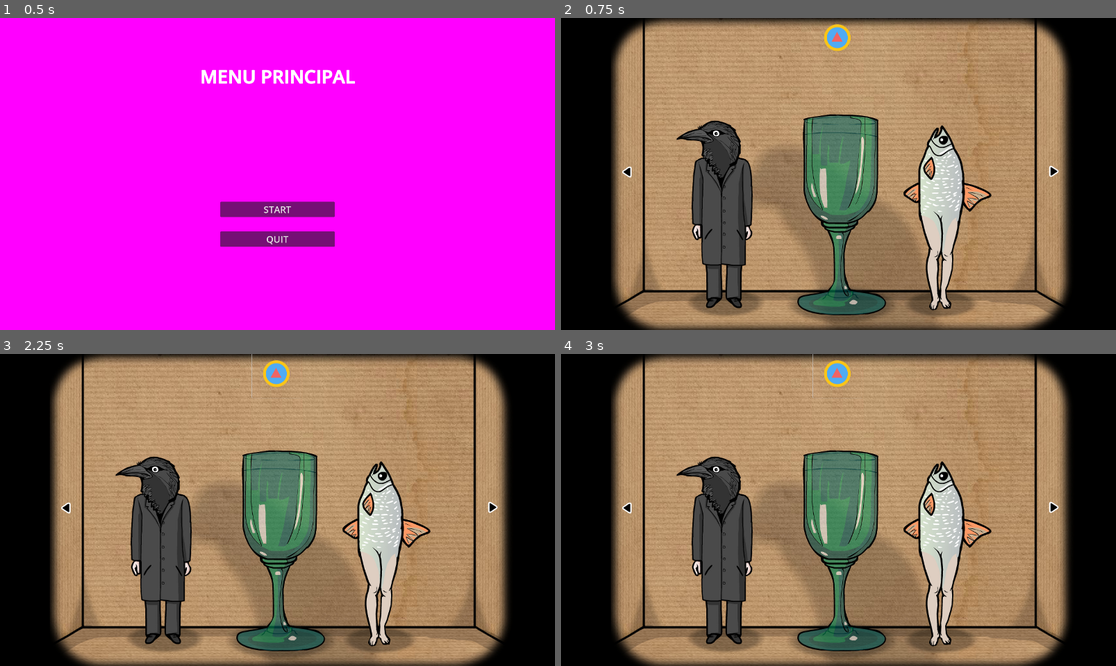
Above: before the commit, frames 1-4 (two rows, left to right).
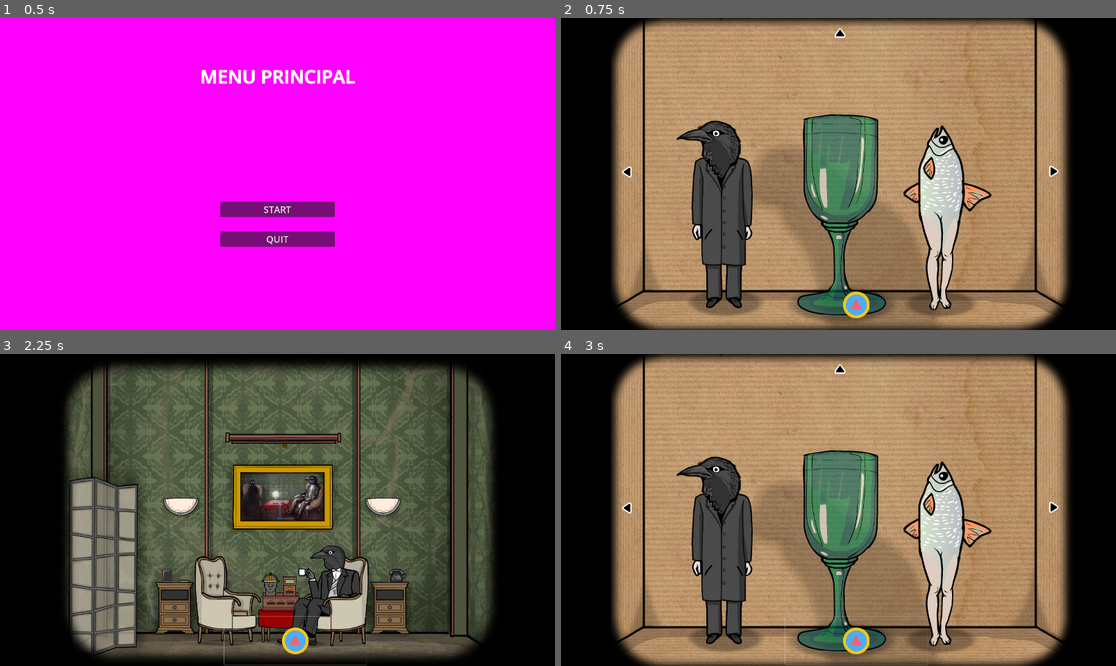
Above: after the commit, the same moments.

Repository: BaptisteLeDev/Luna-s_Escape
Game: Godot game, scene res://scenes/main.tscn
Two runs of this game, one before a commit and one after it. Both use one fixed random seed, a clock stepped at 60 frames per second and the inputs below.
Inputs (mouse positions are in pixels of both pictures, inside the frame that each line leads up to):
- Up to frame 1 (0.5 s): no input
- Up to frame 2 (0.75 s): click "START" at 0.5 s
- Up to frame 3 (2.25 s): click (277, 372) at 1.27 s; click (294, 641) at 2.02 s
- Up to frame 4 (3 s): click (855, 641) at 2.77 s

Frame 1 is identical in both runs. In frame 2, 0.7% of the frame differs, in the area x 47-56%, y 2-97%; in frame 3, 79%, in the area x 9-92%, y 0-100%; in frame 4, 0.8%.

Commit message:
Luna's Escape V0.2

Diff:
--- a/scenes/Transition.tscn
+++ b/scenes/Transition.tscn
@@ -1,14 +1,170 @@
-[gd_scene load_steps=2 format=3 uid="uid://dey8chsetwyjf"]
+[gd_scene load_steps=6 format=3 uid="uid://dey8chsetwyjf"]
 
 [ext_resource type="Script" path="res://scenes/transition.gd" id="1_2xcuw"]
+
+[sub_resource type="Animation" id="Animation_a1s25"]
+resource_name = "fade_to_black"
+tracks/0/type = "bezier"
+tracks/0/imported = false
+tracks/0/enabled = true
+tracks/0/path = NodePath("ColorRect:modulate:r")
+tracks/0/interp = 1
+tracks/0/loop_wrap = true
+tracks/0/keys = {
+"handle_modes": PackedInt32Array(0, 0, 0),
+"points": PackedFloat32Array(1, -0.25, 0, 0.25, 0, 0, -0.25, 0, 0.25, 0, 0, -0.25, 0, 0.25, 0),
+"times": PackedFloat32Array(0, 1, 2)
+}
+tracks/1/type = "bezier"
+tracks/1/imported = false
+tracks/1/enabled = true
+tracks/1/path = NodePath("ColorRect:modulate:g")
+tracks/1/interp = 1
+tracks/1/loop_wrap = true
+tracks/1/keys = {
+"handle_modes": PackedInt32Array(0, 0, 0),
+"points": PackedFloat32Array(1, -0.25, 0, 0.25, 0, 0, -0.25, 0, 0.25, 0, 0, -0.25, 0, 0.25, 0),
+"times": PackedFloat32Array(0, 1, 2)
+}
+tracks/2/type = "bezier"
+tracks/2/imported = false
+tracks/2/enabled = true
+tracks/2/path = NodePath("ColorRect:modulate:b")
+tracks/2/interp = 1
+tracks/2/loop_wrap = true
+tracks/2/keys = {
+"handle_modes": PackedInt32Array(0, 0, 0),
+"points": PackedFloat32Array(1, -0.25, 0, 0.25, 0, 0, -0.25, 0, 0.25, 0, 0, -0.25, 0, 0.25, 0),
+"times": PackedFloat32Array(0, 1, 2)
+}
+tracks/3/type = "bezier"
+tracks/3/imported = false
+tracks/3/enabled = true
+tracks/3/path = NodePath("ColorRect:modulate:a")
+tracks/3/interp = 1
+tracks/3/loop_wrap = true
+tracks/3/keys = {
+"handle_modes": PackedInt32Array(0, 0, 0),
+"points": PackedFloat32Array(0, -0.25, 0, 0.25, 0, 1, -0.25, 0, 0.25, 0, 0, -0.25, 0, 0.25, 0),
+"times": PackedFloat32Array(0, 1, 2)
+}
+
+[sub_resource type="Animation" id="Animation_3ob07"]
+length = 0.001
+tracks/0/type = "bezier"
+tracks/0/imported = false
+tracks/0/enabled = true
+tracks/0/path = NodePath("ColorRect:modulate:r")
+tracks/0/interp = 1
+tracks/0/loop_wrap = true
+tracks/0/keys = {
+"handle_modes": PackedInt32Array(0),
+"points": PackedFloat32Array(1, -0.25, 0, 0.25, 0),
+"times": PackedFloat32Array(0)
+}
+tracks/1/type = "bezier"
+tracks/1/imported = false
+tracks/1/enabled = true
+tracks/1/path = NodePath("ColorRect:modulate:g")
+tracks/1/interp = 1
+tracks/1/loop_wrap = true
+tracks/1/keys = {
+"handle_modes": PackedInt32Array(0),
+"points": PackedFloat32Array(1, -0.25, 0, 0.25, 0),
+"times": PackedFloat32Array(0)
+}
+tracks/2/type = "bezier"
+tracks/2/imported = false
+tracks/2/enabled = true
+tracks/2/path = NodePath("ColorRect:modulate:b")
+tracks/2/interp = 1
+tracks/2/loop_wrap = true
+tracks/2/keys = {
+"handle_modes": PackedInt32Array(0),
+"points": PackedFloat32Array(1, -0.25, 0, 0.25, 0),
+"times": PackedFloat32Array(0)
+}
+tracks/3/type = "bezier"
+tracks/3/imported = false
+tracks/3/enabled = true
+tracks/3/path = NodePath("ColorRect:modulate:a")
+tracks/3/interp = 1
+tracks/3/loop_wrap = true
+tracks/3/keys = {
+"handle_modes": PackedInt32Array(0),
+"points": PackedFloat32Array(0, -0.25, 0, 0.25, 0),
+"times": PackedFloat32Array(0)
+}
+
+[sub_resource type="Animation" id="Animation_wae23"]
+resource_name = "fade_to_game"
+tracks/0/type = "bezier"
+tracks/0/imported = false
+tracks/0/enabled = true
+tracks/0/path = NodePath("ColorRect:modulate:r")
+tracks/0/interp = 1
+tracks/0/loop_wrap = true
+tracks/0/keys = {
+"handle_modes": PackedInt32Array(0, 0),
+"points": PackedFloat32Array(0, -0.25, 0, 0.25, 0, 0, -0.25, 0, 0.25, 0),
+"times": PackedFloat32Array(0, 1)
+}
+tracks/1/type = "bezier"
+tracks/1/imported = false
+tracks/1/enabled = true
+tracks/1/path = NodePath("ColorRect:modulate:g")
+tracks/1/interp = 1
+tracks/1/loop_wrap = true
+tracks/1/keys = {
+"handle_modes": PackedInt32Array(0, 0),
+"points": PackedFloat32Array(0, -0.25, 0, 0.25, 0, 0, -0.25, 0, 0.25, 0),
+"times": PackedFloat32Array(0, 1)
+}
+tracks/2/type = "bezier"
+tracks/2/imported = false
+tracks/2/enabled = true
+tracks/2/path = NodePath("ColorRect:modulate:b")
+tracks/2/interp = 1
+tracks/2/loop_wrap = true
+tracks/2/keys = {
+"handle_modes": PackedInt32Array(0, 0),
+"points": PackedFloat32Array(0, -0.25, 0, 0.25, 0, 0, -0.25, 0, 0.25, 0),
+"times": PackedFloat32Array(0, 1)
+}
+tracks/3/type = "bezier"
+tracks/3/imported = false
+tracks/3/enabled = true
+tracks/3/path = NodePath("ColorRect:modulate:a")
+tracks/3/interp = 1
+tracks/3/loop_wrap = true
+tracks/3/keys = {
+"handle_modes": PackedInt32Array(0, 0),
+"points": PackedFloat32Array(1, -0.25, 0, 0.25, 0, 0, -0.25, 0, 0.25, 0),
+"times": PackedFloat32Array(0, 1)
+}
+
+[sub_resource type="AnimationLibrary" id="AnimationLibrary_b2ggj"]
+_data = {
+"RESET": SubResource("Animation_3ob07"),
+"fade_to_black": SubResource("Animation_a1s25"),
+"fade_to_game": SubResource("Animation_wae23")
+}
 
 [node name="CanvasLayer" type="CanvasLayer"]
 script = ExtResource("1_2xcuw")
 
 [node name="ColorRect" type="ColorRect" parent="."]
+modulate = Color(1, 1, 1, 0)
 anchors_preset = 15
 anchor_right = 1.0
 anchor_bottom = 1.0
+offset_left = -1.0
+offset_right = -1.0
 grow_horizontal = 2
 grow_vertical = 2
 color = Color(0, 0, 0, 1)
+
+[node name="AnimationPlayer" type="AnimationPlayer" parent="."]
+libraries = {
+"": SubResource("AnimationLibrary_b2ggj")
+}
--- a/scenes/main.gd
+++ b/scenes/main.gd
@@ -3,16 +3,22 @@
 @export var node: Node  # Nœud parent pour ajouter les scènes/niveaux
 @export var levels: Array[PackedScene]  # Liste des niveaux (PackedScene)
 var index = 0  # Index pour suivre le niveau actuel
+var current_level
 
 # Fonction appelée depuis le menu pour commencer le jeu
 func _on_menu_start_game() -> void:
 	change_level()  # Change le niveau
 
+func _on_ui_next_lv() -> void:
+	# Lancer la transition pour charger la nouvelle scènetransition.transition_to_scene(next_scene)
+	current_level.queue_free()
+	change_level()  # Change le niveau
+
+
 # Fonction pour changer de niveau
 func change_level() -> void:
 	if index < levels.size():
-		# Charger et instancier le niveau
-		var current_level = levels[index].instantiate()
+		current_level = levels[index].instantiate()
 		node.add_child(current_level)  # Ajouter le niveau au nœud parent
 		index += 1  # Passer au niveau suivant
 		print("Niveau actuel :", index)
--- a/scenes/main.tscn
+++ b/scenes/main.tscn
@@ -17,10 +17,10 @@
 [node name="Game" parent="." instance=ExtResource("1_uymy7")]
 script = ExtResource("2_2c2wt")
 
-[node name="Ui" parent="Game" instance=ExtResource("5_3xfvs")]
+[node name="Ui" parent="." instance=ExtResource("5_3xfvs")]
 
 [node name="Menu" parent="." node_paths=PackedStringArray("node") instance=ExtResource("8_475ui")]
-salle = ExtResource("2_rwcrh")
 node = NodePath("../Game")
 
+[connection signal="NextLv" from="Ui" to="." method="_on_ui_next_lv"]
 [connection signal="startGame" from="Menu" to="." method="_on_menu_start_game"]
--- a/scenes/menu.gd
+++ b/scenes/menu.gd
@@ -1,6 +1,5 @@
 extends Control
 
-@export var salle : PackedScene
 @export var node : Node
 
 signal startGame
--- /dev/null
+++ b/scenes/salle_1.gd
@@ -0,0 +1,15 @@
+extends Node2D
+
+
+# Called when the node enters the scene tree for the first time.
+func _ready() -> void:
+	pass # Replace with function body.
+
+
+# Called every frame. 'delta' is the elapsed time since the previous frame.
+func _process(delta: float) -> void:
+	pass
+
+
+func _on_next_btn_button_down() -> void:
+	pass # Replace with function body.
--- a/scenes/salle_1.tscn
+++ b/scenes/salle_1.tscn
@@ -1,6 +1,6 @@
 [gd_scene load_steps=5 format=3 uid="uid://6c06lye5mb2p"]
 
-[ext_resource type="Texture2D" uid="uid://r6eci7gqoodn" path="res://ui/flèche.png" id="1_veldb"]
+[ext_resource type="Script" path="res://scenes/salle_1.gd" id="1_dk5on"]
 [ext_resource type="Texture2D" uid="uid://ixhmigr0okm4" path="res://assets/test.jpg" id="3_l0hlw"]
 [ext_resource type="AudioStream" uid="uid://c2m3fj1lhdxl7" path="res://assets/sound/ost/Tomb with the mummy.mp3" id="3_sv1no"]
 
@@ -8,6 +8,7 @@
 size = Vector2(285, 663)
 
 [node name="Salle_Tombeau" type="Node2D"]
+script = ExtResource("1_dk5on")
 
 [node name="Camera_Joueur" type="Camera2D" parent="."]
 position = Vector2(960, 540)
@@ -36,23 +37,3 @@
 autoplay = true
 bus = &"Ost"
 parameters/looping = true
-
-[node name="Button_Up" type="Button" parent="."]
-anchors_preset = 8
-anchor_left = 0.5
-anchor_top = 0.5
-anchor_right = 0.5
-anchor_bottom = 0.5
-offset_left = 872.0
-offset_top = 152.0
-offset_right = 1240.0
-offset_bottom = 520.0
-grow_horizontal = 2
-grow_vertical = 2
-rotation = -1.5708
-scale = Vector2(0.456065, 0.456065)
-icon = ExtResource("1_veldb")
-flat = true
-icon_alignment = 1
-
-[connection signal="pressed" from="Button_Up" to="Button_Up" method="_on_pressed"]
--- a/scenes/salle_2.tscn
+++ b/scenes/salle_2.tscn
@@ -1,7 +1,7 @@
 [gd_scene load_steps=3 format=3 uid="uid://bmxni7s4bb0ap"]
 
-[ext_resource type="Texture2D" uid="uid://r6eci7gqoodn" path="res://ui/flèche.png" id="1_165fq"]
-[ext_resource type="Texture2D" uid="uid://ixhmigr0okm4" path="res://assets/test.jpg" id="3_tqmms"]
+[ext_resource type="Texture2D" uid="uid://bfhqo8hqwihsa" path="res://assets/test2.jpg" id="1_a25gl"]
+[ext_resource type="AudioStream" uid="uid://bj8lqjwlrnr6w" path="res://assets/sound/ost/Room where water rises.mp3" id="2_8ln0m"]
 
 [node name="Salle_Sortie" type="Node2D"]
 
@@ -9,28 +9,12 @@
 position = Vector2(960, 540)
 position_smoothing_enabled = true
 
-[node name="Button_Up" type="Button" parent="."]
-anchors_preset = 8
-anchor_left = 0.5
-anchor_top = 0.5
-anchor_right = 0.5
-anchor_bottom = 0.5
-offset_left = 872.0
-offset_top = 152.0
-offset_right = 1240.0
-offset_bottom = 520.0
-grow_horizontal = 2
-grow_vertical = 2
-rotation = -1.5708
-scale = Vector2(0.456065, 0.456065)
-icon = ExtResource("1_165fq")
-flat = true
-icon_alignment = 1
+[node name="Sprite_Mur" type="Sprite2D" parent="."]
+position = Vector2(960, 540)
+scale = Vector2(1, 1)
+texture = ExtResource("1_a25gl")
 
-[node name="Sprite_Mur" type="Sprite2D" parent="Button_Up"]
-position = Vector2(-850.757, 192.952)
-rotation = 1.5708
-scale = Vector2(2.19267, 2.19267)
-texture = ExtResource("3_tqmms")
-
-[connection signal="pressed" from="Button_Up" to="Button_Up" method="_on_pressed"]
+[node name="AudioStreamPlayer" type="AudioStreamPlayer" parent="."]
+stream = ExtResource("2_8ln0m")
+volume_db = -15.0
+autoplay = true
--- a/scenes/salle_3.tscn
+++ b/scenes/salle_3.tscn
@@ -1,6 +1,5 @@
-[gd_scene load_steps=3 format=3 uid="uid://g7hmeyw6sabx"]
+[gd_scene load_steps=2 format=3 uid="uid://g7hmeyw6sabx"]
 
-[ext_resource type="Texture2D" uid="uid://r6eci7gqoodn" path="res://ui/flèche.png" id="1_6a350"]
 [ext_resource type="Texture2D" uid="uid://ixhmigr0okm4" path="res://assets/test.jpg" id="3_db6gw"]
 
 [node name="Salle_Eau" type="Node2D"]
@@ -9,28 +8,7 @@
 position = Vector2(960, 540)
 position_smoothing_enabled = true
 
-[node name="Button_Up" type="Button" parent="."]
-anchors_preset = 8
-anchor_left = 0.5
-anchor_top = 0.5
-anchor_right = 0.5
-anchor_bottom = 0.5
-offset_left = 872.0
-offset_top = 152.0
-offset_right = 1240.0
-offset_bottom = 520.0
-grow_horizontal = 2
-grow_vertical = 2
-rotation = -1.5708
-scale = Vector2(0.456065, 0.456065)
-icon = ExtResource("1_6a350")
-flat = true
-icon_alignment = 1
-
-[node name="Sprite_Mur" type="Sprite2D" parent="Button_Up"]
-position = Vector2(-850.757, 192.952)
-rotation = 1.5708
-scale = Vector2(2.19267, 2.19267)
+[node name="Sprite_Mur" type="Sprite2D" parent="."]
+position = Vector2(960, 540)
+scale = Vector2(1, 1)
 texture = ExtResource("3_db6gw")
-
-[connection signal="pressed" from="Button_Up" to="Button_Up" method="_on_pressed"]
--- a/scenes/transition.gd
+++ b/scenes/transition.gd
@@ -1,24 +1,22 @@
 extends CanvasLayer
 
-var duration = 1.0  # Durée de la transition en secondes
-var callback = null  # Fonction à appeler après la transition
+signal on_transition_finished  # Signal émis à la fin de la transition
 
-func fade_in():
-	$ColorRect.modulate.a = 1  # Commence complètement opaque
-	$ColorRectTween.tween_property($ColorRect, "modulate:a", 0, duration)
-	$ColorRectTween.start()
+@onready var color_rect = $ColorRect  # Rectangle pour l'effet de fondu
+@onready var animation_player = $AnimationPlayer  # Animation pour les transitions
 
-func fade_out():
-	$ColorRect.modulate.a = 0  # Commence transparent
-	$ColorRectTween.tween_property($ColorRect, "modulate:a", 1, duration)
-	$ColorRectTween.start()
+func _ready():
+	color_rect.visible = false  # Assure que le rectangle est invisible au départ
 
-func start_transition(func_to_call):
-	callback = func_to_call
-	fade_out()
 
-func _on_ColorRectTween_tween_completed(object, key):
-	# Si la transition est terminée, on exécute la fonction passée en callback
-	if key == "modulate:a" and callback != null:
-		callback()
-		fade_in()
+# Fonction pour lancer la transition
+func transition():
+	color_rect.visible = true  # Rendre le rectangle visible
+	animation_player.play("fade_to_black")  # Jouer l'animation de transition
+
+
+# Fonction appelée lorsque l'animation est terminée
+func _on_AnimationPlayer_animation_finished(anim_name: String) -> void:
+	if anim_name == "fade_to_black":  # Vérifie si l'animation terminée est celle attendue
+		emit_signal("on_transition_finished")  # Émet le signal pour indiquer que la transition est terminée
+		color_rect.visible = false  # Cache à nouveau le rectangle
--- /dev/null
+++ b/ui/ui.gd
@@ -0,0 +1,10 @@
+extends Control
+
+@export var node : Node
+
+signal NextLv
+
+func _on_next_btn_button_down() -> void:
+	print("Prochain niveau")
+	$AudioStreamPlayer.play()  # Joue le son associé
+	NextLv.emit()
--- a/ui/ui.tscn
+++ b/ui/ui.tscn
@@ -1,4 +1,8 @@
-[gd_scene format=3 uid="uid://dv3b5bnskucjb"]
+[gd_scene load_steps=4 format=3 uid="uid://dv3b5bnskucjb"]
+
+[ext_resource type="Script" path="res://ui/ui.gd" id="1_8hwn1"]
+[ext_resource type="Texture2D" uid="uid://r6eci7gqoodn" path="res://ui/flèche.png" id="2_863ec"]
+[ext_resource type="AudioStream" uid="uid://p5yfhn8hudbv" path="res://assets/sound/sfx/pierre qui glisse pourr porte.mp3" id="3_ahkvs"]
 
 [node name="Ui" type="Control"]
 layout_mode = 3
@@ -7,3 +11,32 @@
 anchor_bottom = 1.0
 grow_horizontal = 2
 grow_vertical = 2
+script = ExtResource("1_8hwn1")
+
+[node name="Next_btn" type="Button" parent="."]
+layout_mode = 1
+anchors_preset = -1
+anchor_left = 0.5
+anchor_top = 0.997222
+anchor_right = 0.5
+anchor_bottom = 1.99722
+offset_left = -184.0
+offset_right = 184.0
+grow_horizontal = 2
+grow_vertical = 2
+rotation = -1.5708
+scale = Vector2(0.456065, 0.456065)
+action_mode = 0
+icon = ExtResource("2_863ec")
+flat = true
+autowrap_mode = 3
+clip_text = true
+icon_alignment = 1
+metadata/_edit_use_anchors_ = true
+
+[node name="AudioStreamPlayer" type="AudioStreamPlayer" parent="."]
+stream = ExtResource("3_ahkvs")
+volume_db = -5.0
+max_polyphony = 10
+
+[connection signal="button_down" from="Next_btn" to="." method="_on_next_btn_button_down"]
Not shown, added: assets/sound/ost/Room where water rises.mp3.import
Not shown, added: assets/sound/ost/Room where water rises.mp3
